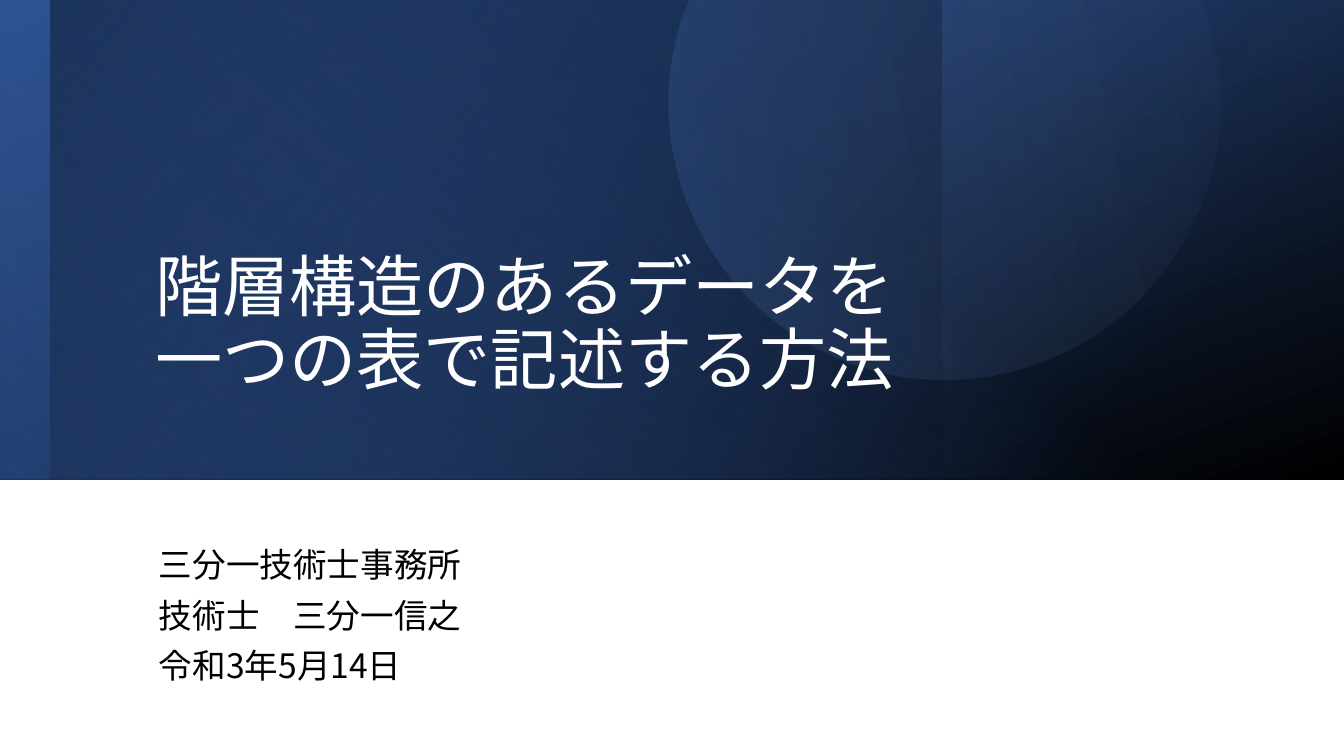
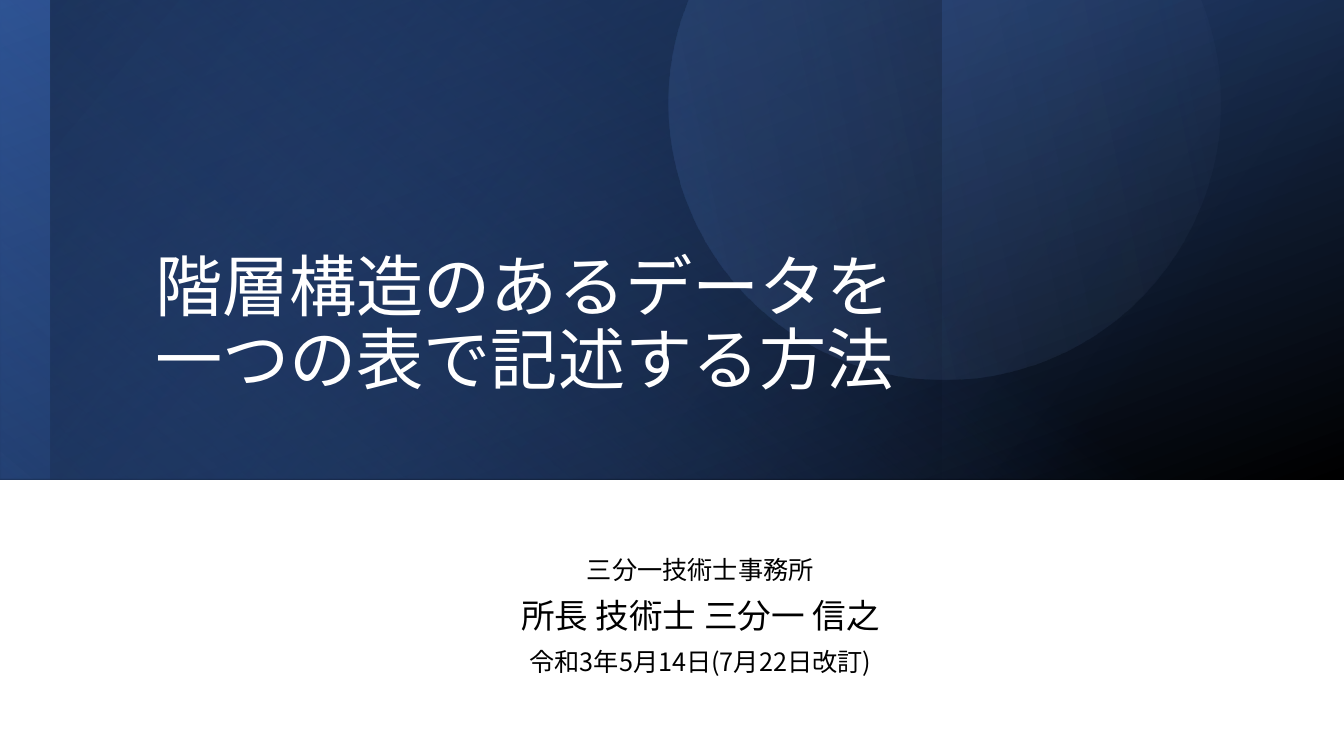
Before and after one commit to pontsoleil/EIPA, a slide deck: slide 1 of XBRL JAPANからの提言/構造化データの表による記述.pptx. Drawn at 1344x756 pixels with LibreOffice and Linux fonts; fonts in the diff are those of the drawing. Boxes give left, top, right and bottom in pixels: in the first picture for what was removed or moved away, otherwise in the second. Text is boxed around its words. In the diff, an @@ line names an element or a change of style, - is before the commit and + after.

```diff
--- a/XBRL JAPANからの提言/構造化データの表による記述.pptx
+++ b/XBRL JAPANからの提言/構造化データの表による記述.pptx
@@ subtitle at [587, 557, 814, 581]: size 24 to 18 pt in "三分一技術士事務所"; alignment left to centre @@
@@ subtitle at [521, 599, 879, 676]: text changed; size 24 to 18 pt @@
-技術士 三分一信之
-令和3年5月14日
+所長 技術士 三分一 信之
+令和3年5月14日(7月22日改訂)
```
Also in this commit, not shown: 4 other slides changed, 17 other files.
